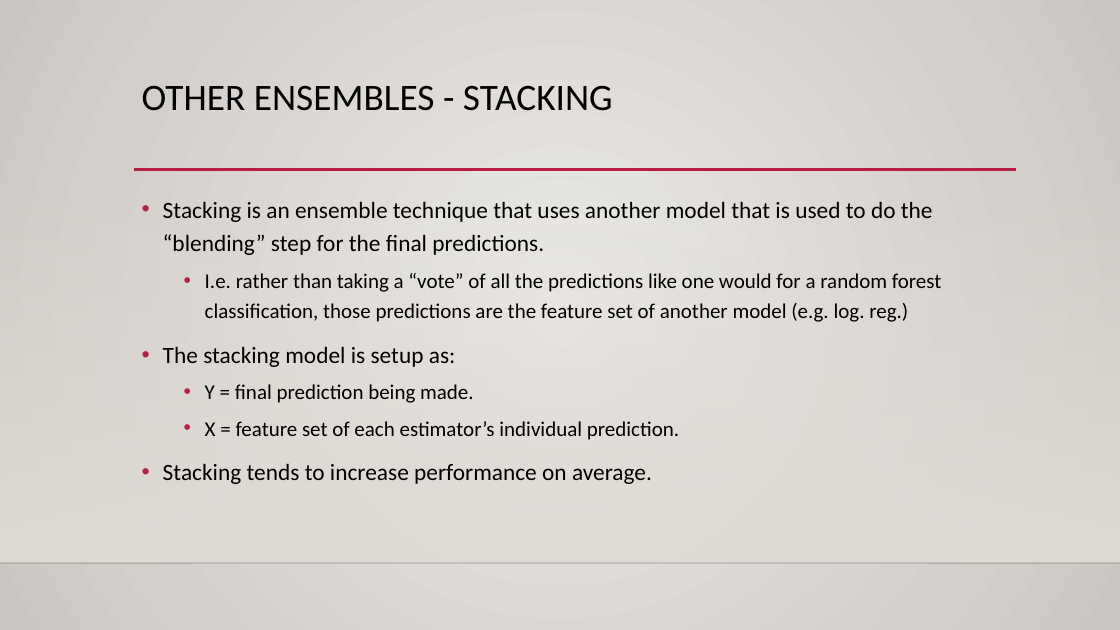
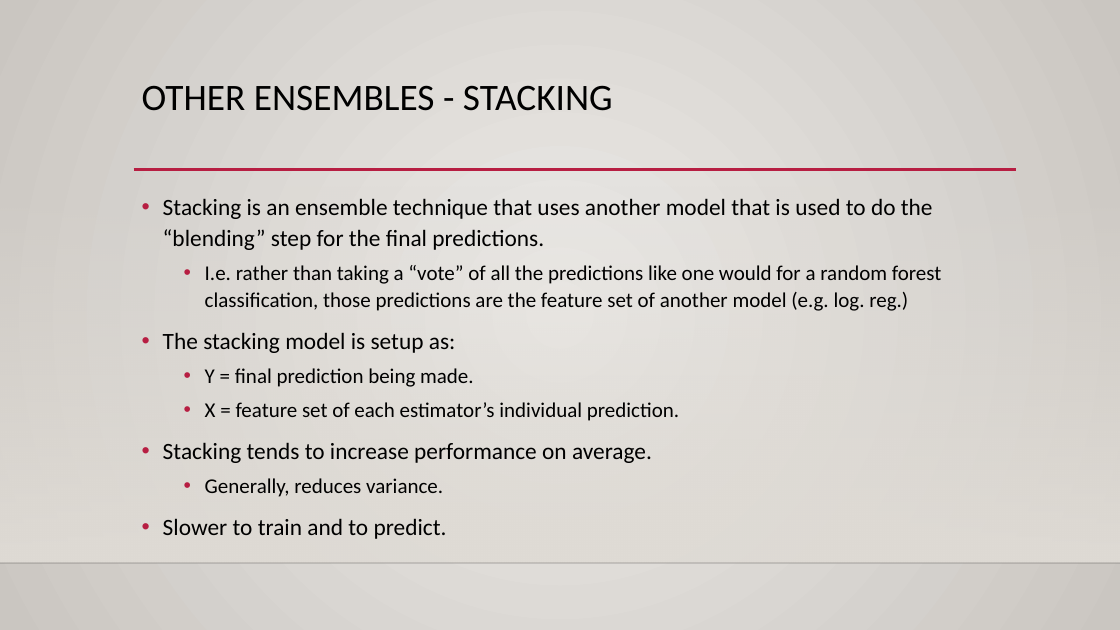
Before and after one commit to allyryry/3950_Workbooks, a slide deck: slide 22 of reference_content/Slides/boosting.pptx (slide 17 before the commit). Drawn at 1120x630 pixels with LibreOffice and Linux fonts; fonts in the diff are those of the drawing; background and template pictures are left out. Boxes give left, top, right and bottom in pixels: in the first picture for what was removed or moved away, otherwise in the second. Text is boxed around its words. In the diff, an @@ line names an element or a change of style, - is before the commit and + after.

```diff
--- a/reference_content/Slides/boosting.pptx
+++ b/reference_content/Slides/boosting.pptx
@@ text at (163, 198, 941, 463): line spacing 1.2 to 1.1 @@
@@ text at (163, 478, 447, 539): paragraphs added @@
+  • Generally, reduces variance.
+• Slower to train and to predict.
```
Also in this commit, not shown: 3 other slides changed, 5 slides added.
